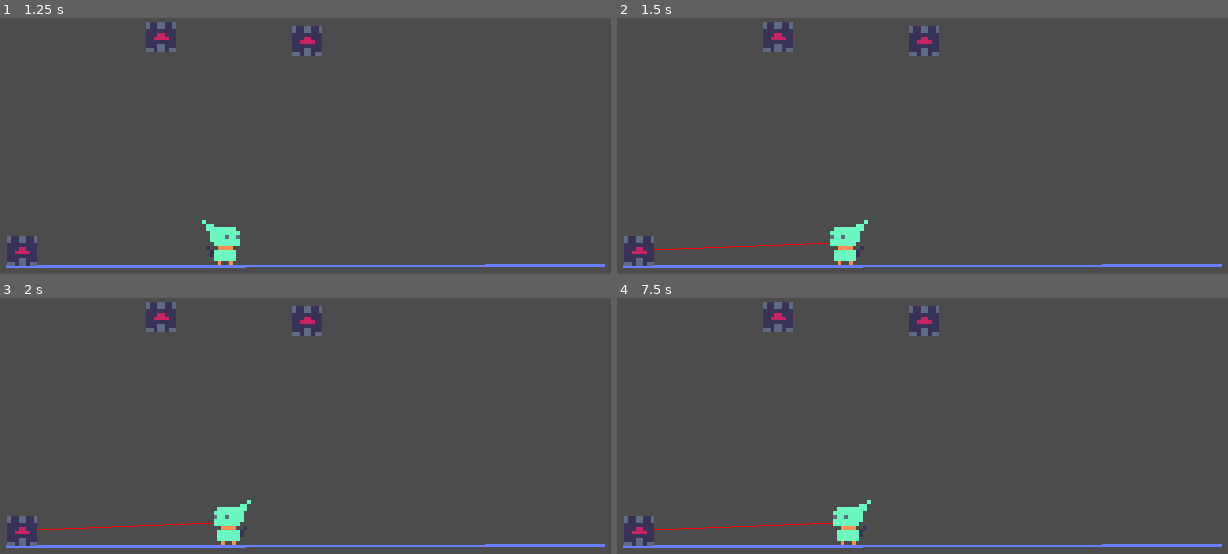
Above: before the commit, frames 1-4 (two rows, left to right).
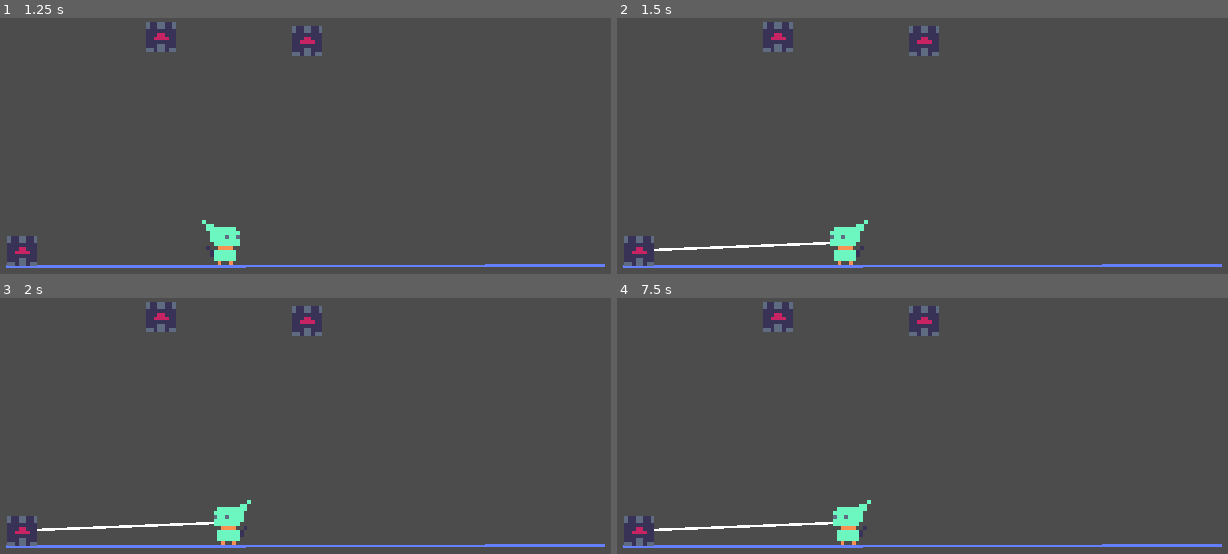
Above: after the commit, the same moments.

Repository: voithos/elfin
Game: Godot game, scene res://scenes/levels/level1.tscn
Two runs of this game, one before a commit and one after it. Both use one fixed random seed, a clock stepped at 60 frames per second and the inputs below.
Inputs (mouse positions are in pixels of both pictures, inside the frame that each line leads up to):
- Up to frame 1 (1.25 s): tap Enter at 0.5 s; move the mouse to (403, 220) at 0.52 s; press the mouse at (403, 220) at 0.53 s; tap Space at 0.77 s
- Up to frame 2 (1.5 s): tap Space at 1.25 s; move the mouse to (684, 266) at 1.27 s; release the mouse at (684, 266) at 1.28 s; right-click (684, 266) at 1.35 s
- Up to frame 3 (2 s): tap Space at 1.52 s
- Up to frame 4 (7.5 s): tap Enter at 2, 3.5 s; move the mouse to (922, 423) at 2.02 s; press the mouse at (922, 423) at 2.03 s; tap Space at 2.75, 3.02, 3.77, 4.25, 4.52, 6.02, 6.77 s; move the mouse to (outside the picture) at 2.77 s; release the mouse at (outside the picture) at 2.78 s; right-click (outside the picture) at 2.85 s; move the mouse to (outside the picture) at 3.52 s; press the mouse at (outside the picture) at 3.53 s; move the mouse to (outside the picture) at 4.27 s; release the mouse at (outside the picture) at 4.28 s; right-click (outside the picture) at 4.35 s; move the mouse to (879, 523) at 5.02 s; press the mouse at (879, 523) at 5.03 s; move the mouse to (720, 410) at 5.77 s; release the mouse at (720, 410) at 5.78 s; right-click (720, 410) at 5.85 s; move the mouse to (1020, 500) at 6.52 s; press the mouse at (1020, 500) at 6.53 s; move the mouse to (684, 546) at 7.27 s; release the mouse at (684, 546) at 7.28 s; right-click (684, 546) at 7.35 s

Frame 1 is identical in both runs. In frame 2, 0.3% of the frame differs, in the area x 6-35%, y 87-92%; in frame 3, 0.3%; in frame 4, 0.3%, in the area x 6-36%, y 87-92%.

Commit message:
Improve rays a bit.

Diff:
--- a/scenes/levels/level1.tscn
+++ b/scenes/levels/level1.tscn
@@ -8,7 +8,7 @@
 custom_solver_bias = 0.0
 extents = Vector2( 17.8206, 10 )
 
-[node name="level1" type="Node2D" index="0"]
+[node name="level1" type="Node2D"]
 
 [node name="Sprite" type="Sprite" parent="." index="0"]
 
--- a/scenes/player.tscn
+++ b/scenes/player.tscn
@@ -10,7 +10,7 @@
 custom_solver_bias = 0.0
 extents = Vector2( 12, 15 )
 
-[node name="player" type="RigidBody2D"]
+[node name="player" type="RigidBody2D" index="0"]
 
 input_pickable = false
 collision_layer = 1
@@ -18,7 +18,7 @@
 mode = 2
 mass = 5.0
 friction = 1.0
-bounce = 0.0
+bounce = 0.1
 gravity_scale = 1.0
 custom_integrator = false
 continuous_cd = 0
@@ -35,8 +35,8 @@
 
 [node name="rays" type="Node2D" parent="." index="0"]
 
-scale = Vector2( 3, 3 )
 script = ExtResource( 2 )
+_sections_unfolded = [ "Transform" ]
 
 [node name="sprite" type="Sprite" parent="." index="1"]
 
--- a/scenes/rays.gd
+++ b/scenes/rays.gd
@@ -1,6 +1,4 @@
 extends Node2D
-
-const SPRITE_SCALE = 3
 
 onready var player = get_parent()
 
@@ -13,4 +11,10 @@
 func _draw():
 	if len(player.nearby_attractors) > 0:
 		for attractor in player.nearby_attractors:
-			draw_line(Vector2(0, 0), player.to_local(attractor.global_position) / SPRITE_SCALE, Color(255, 0, 0), 1)
+			_draw_attractor_ray(attractor)
+
+func _draw_attractor_ray(attractor):
+	var from = Vector2(0, 0)
+	var to = player.to_local(attractor.global_position)
+
+	draw_line(from, to, Color(1, 1, 1, 1), 2)
